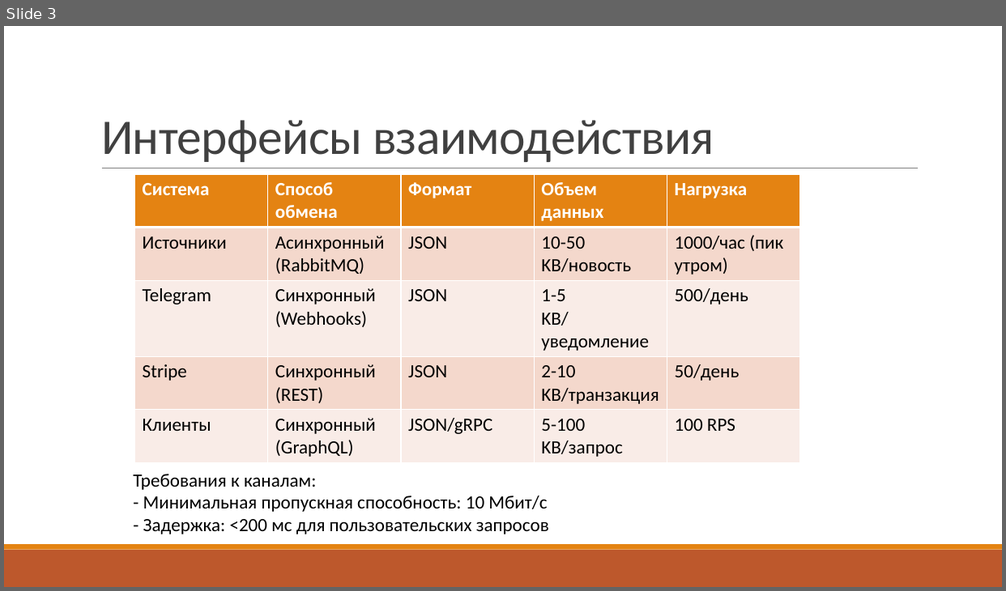
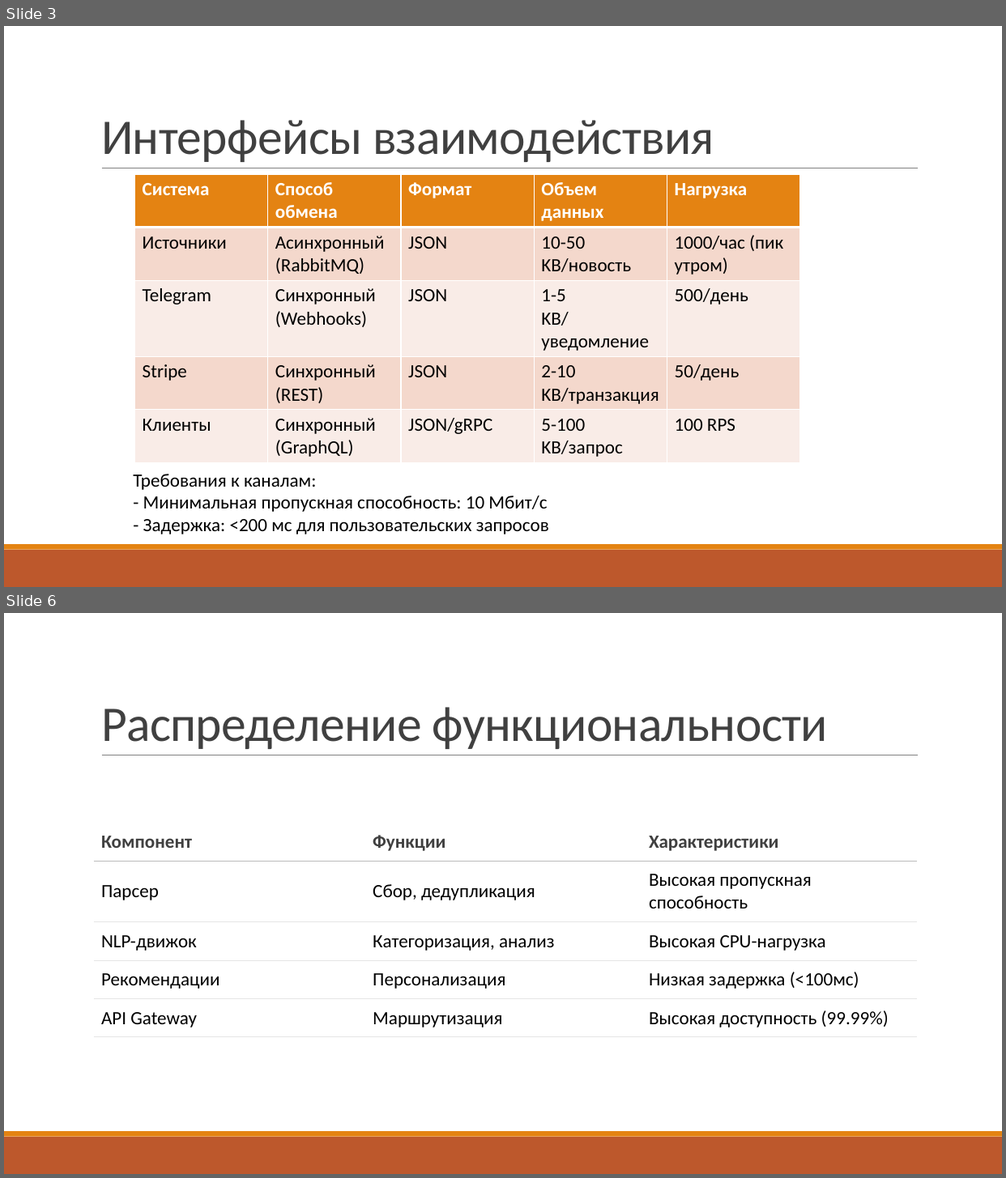
Before and after one commit to markru37/engineering-systems, a slide deck: forEdits/Iter4/Iter4_1.pptx. Shown one above the other, each under a label of ours: slide 3 before the commit, slides 3 and 6 after it; the slides between them are not shown. The pictures are 1006x591 and 1006x1178 pixels, drawn with LibreOffice and Linux fonts; fonts in the diff are those of the drawing. Boxes give left, top, right and bottom in pixels: in the first picture for what was removed or moved away, otherwise in the second. Text is boxed around its words. In the diff, an @@ line names an element or a change of style, - is before the commit and + after.

```diff
--- a/forEdits/Iter4/Iter4_1.pptx
+++ b/forEdits/Iter4/Iter4_1.pptx
@@ slide 6 added at bbox=[4, 613, 1002, 1174], background #FFFFFF; not listed: 3 template elements that a slide beside it also shows @@
@@ title added at bbox=[101, 707, 828, 749], 48 pt, text #404040 @@
+Распределение функциональности
@@ table added at bbox=[94, 823, 918, 1035], 5 rows, 3 columns @@
+Компонент | Функции | Характеристики
+Парсер | Сбор, дедупликация | Высокая пропускная способность
+NLP-движок | Категоризация, анализ | Высокая CPU-нагрузка
+Рекомендации | Персонализация | Низкая задержка (<100мс)
+API Gateway | Маршрутизация | Высокая доступность (99.99%)
```
Also in this commit, not shown: 4 other slides added, 2 slides removed.
